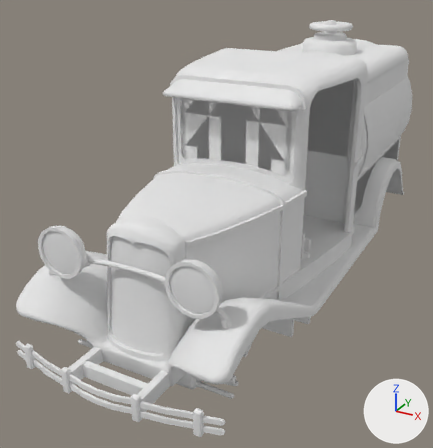
The Blender file Vehicles/Vehicles_Cars/Vehicle_Car_TruckSmall/Vehicle_Car_TruckSmall.blend: old version first, new version second.
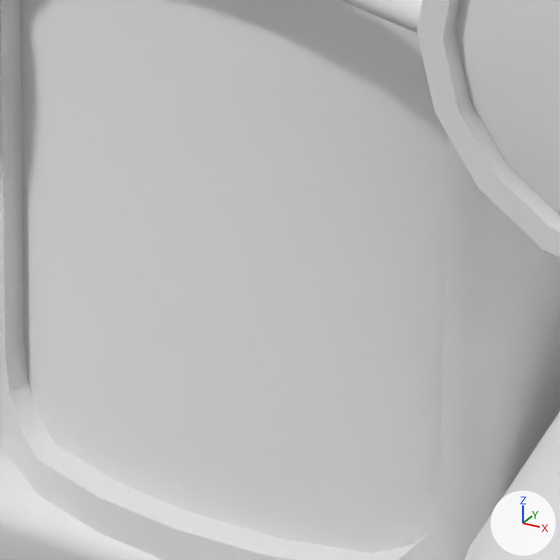
There are two pictures of each version: one whole from a camera (50 mm lens) standing at (2.29, -4.72, 3.21) and looking at (-0.39, 0.14, 0.78), one close up on the part from 25% to 43% of the width and 62% to 79% of the height. Every picture has the same lights, and +X, +Y and +Z are marked at lower right. The first two pictures are the older version.

Objects in the first close-up: 'Vehicle_Car_TruckSmall_Base'.
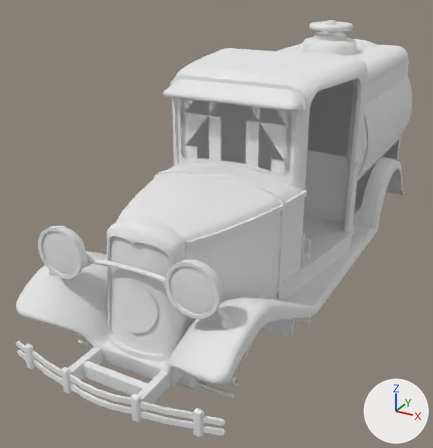
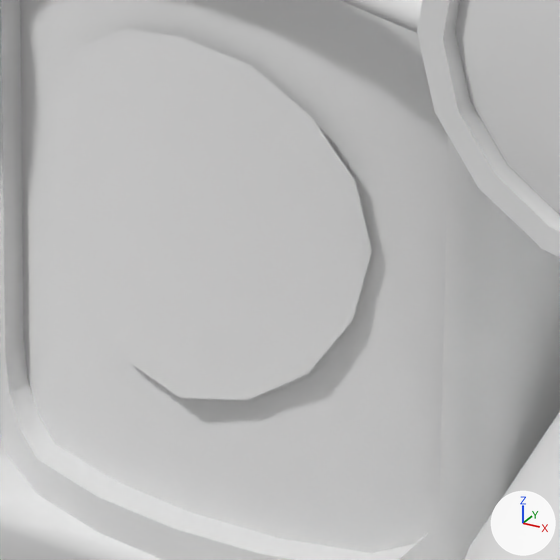
Commit message: Finished making Car logos

Location of each change, (x1, y1, x2, y2) in pixels of the close-ups (560 x 560 px):
part 1 of me_vehicle_car_trucksmall_base, added
    after: (48, 28, 372, 400)

Edits to the bpy script that builds the scene:
```text
Change me_vehicle_car_trucksmall_base:
    used by ob_vehicle_car_trucksmall_base; location = (0.0, 0.0, 0.0)
    remove me_vehicle_car_trucksmall_base.from_pydata(...)  # 3201 vertices, 3360 faces; spans x -0.91..0.91, y -2.26..3.05, z 0.25..2.4
    add me_vehicle_car_trucksmall_base.from_pydata(...)  # 3217 vertices, 3368 faces; spans x -0.91..0.91, y -2.26..3.05, z 0.25..2.4
    me_vehicle_car_trucksmall_base part 1: a new loose piece of 16 vertices spanning x -0.19..0.19, y -1.82..-1.76, z 0.76..1.14, in mat_material_vehicle_car_trucksmall (white #e7e7e7)
```
